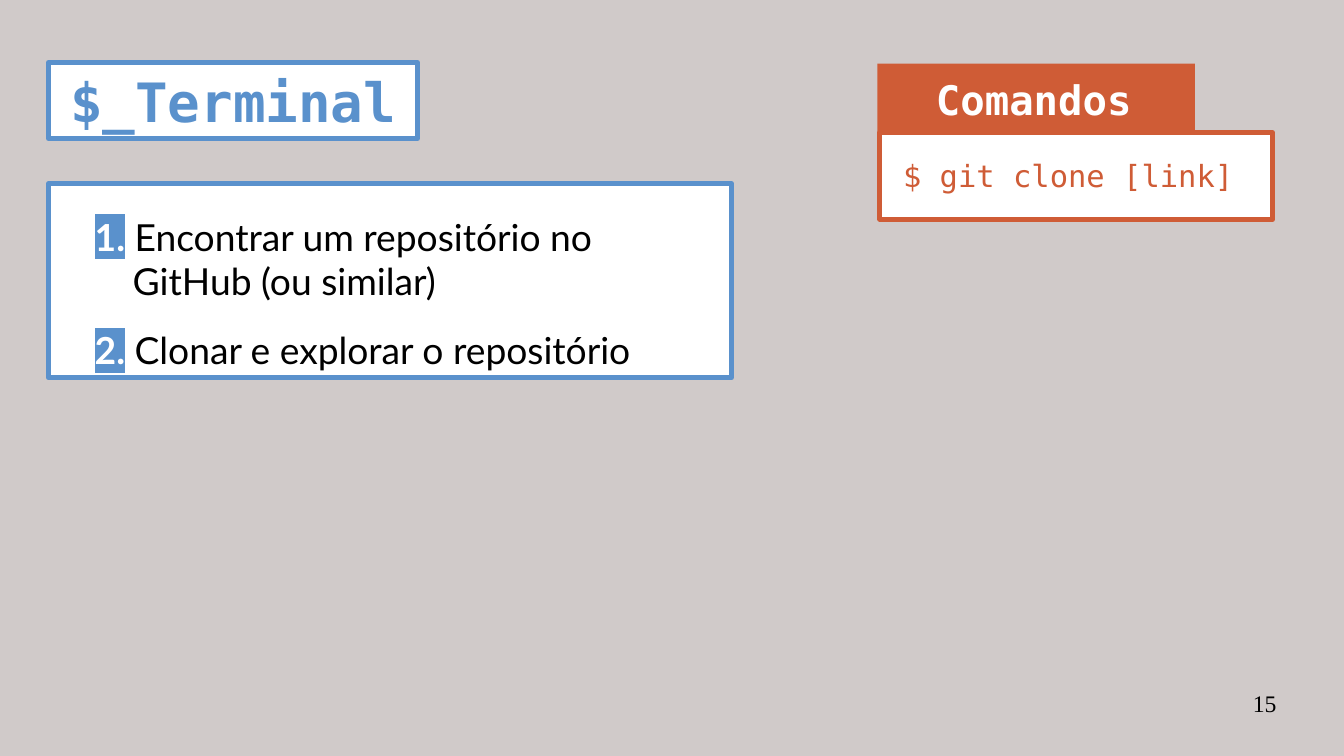
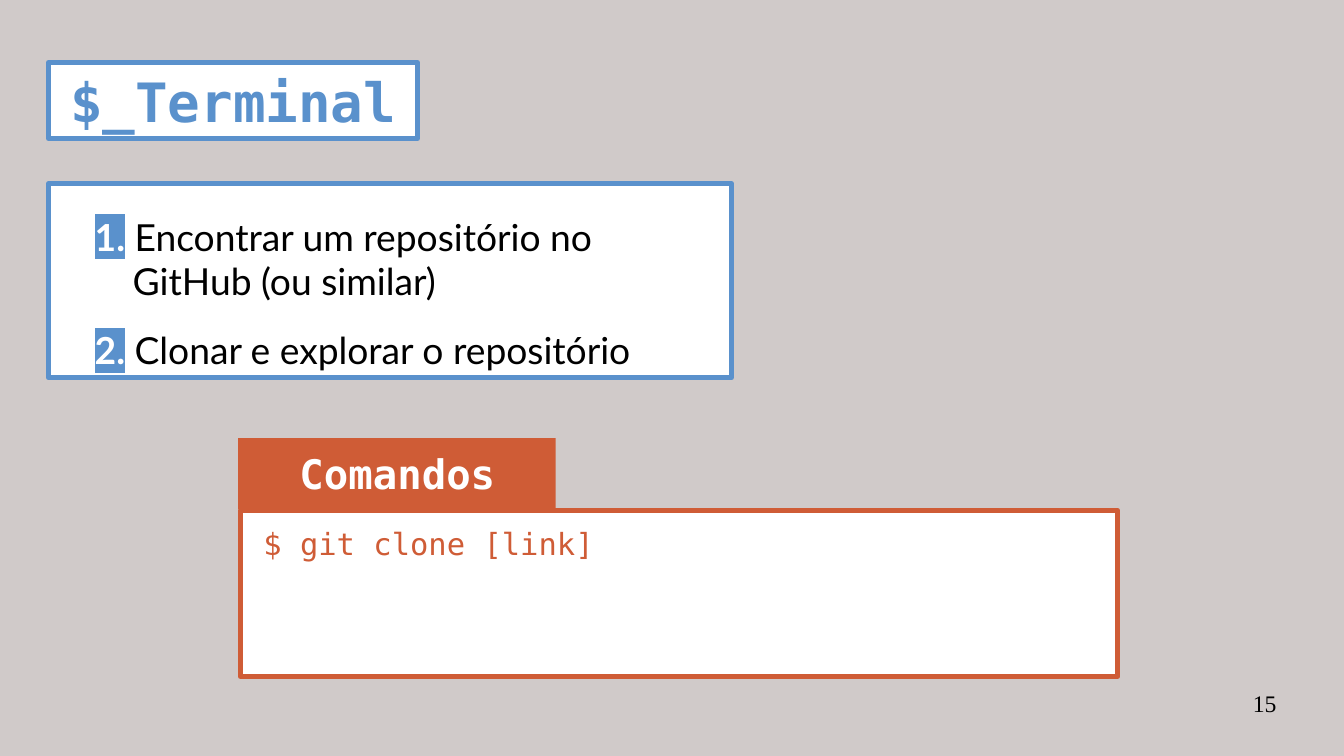
Before and after one commit to miguelpinho/git-lecture, a slide deck: slide 15 of lecture_pt.odp. Drawn at 1344x756 pixels with LibreOffice and Linux fonts; fonts in the diff are those of the drawing. Boxes give left, top, right and bottom in pixels: in the first picture for what was removed or moved away, otherwise in the second. Text is boxed around its words. In the diff, an @@ line names an element or a change of style, - is before the commit and + after.

```diff
--- a/lecture_pt.odp
+++ b/lecture_pt.odp
@@ rectangle removed at [881, 133, 1273, 220] @@
@@ rectangle: place and size @@
-rectangle at [878, 63, 1195, 134]
+rectangle at [238, 438, 555, 509]
@@ text "Comandos": place and size @@
-text "Comandos" at [936, 84, 1132, 116]
+text "Comandos" at [299, 458, 495, 490]
@@ rectangle added at [240, 511, 1118, 677], fill #FFFFFF, outline #CF5C36 2.89 pt @@
@@ text "$ git clone [link]": place and size @@
-text "$ git clone [link]" at [940, 163, 1233, 193]
+text "$ git clone [link]" at [300, 531, 594, 562]
```
Also in this commit, not shown: 8 other slides changed, 1 other file.
